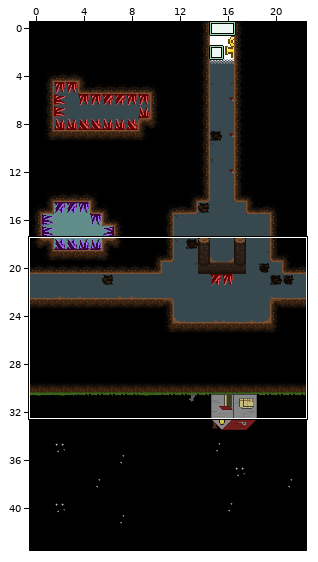
One commit to this LDtk project: levelData/levelData.ldtk. The picture above shows the old version from afar; the outline marks the close-up.
Close-up. Before the commit:
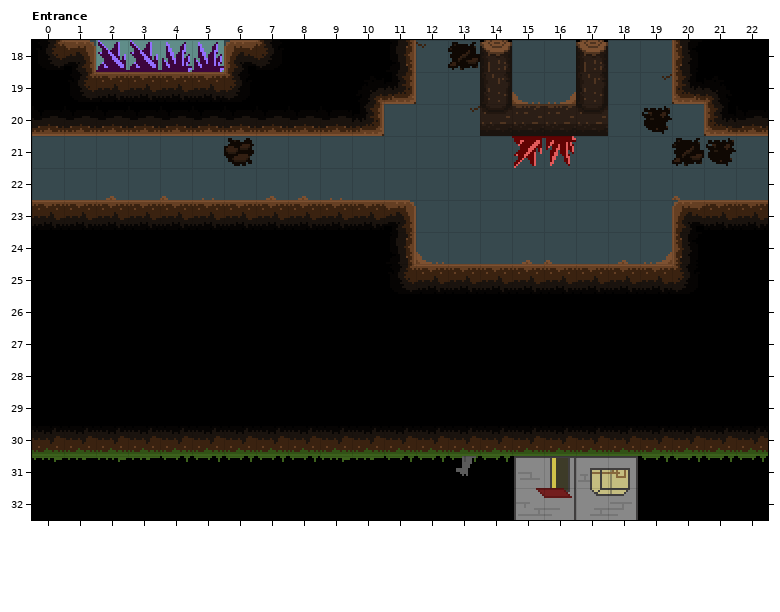
Cells are 16x16 px. Shown: Entrance x 0..22, y 18..32. The commit also changed other parts of the map, which this record leaves out.
After:
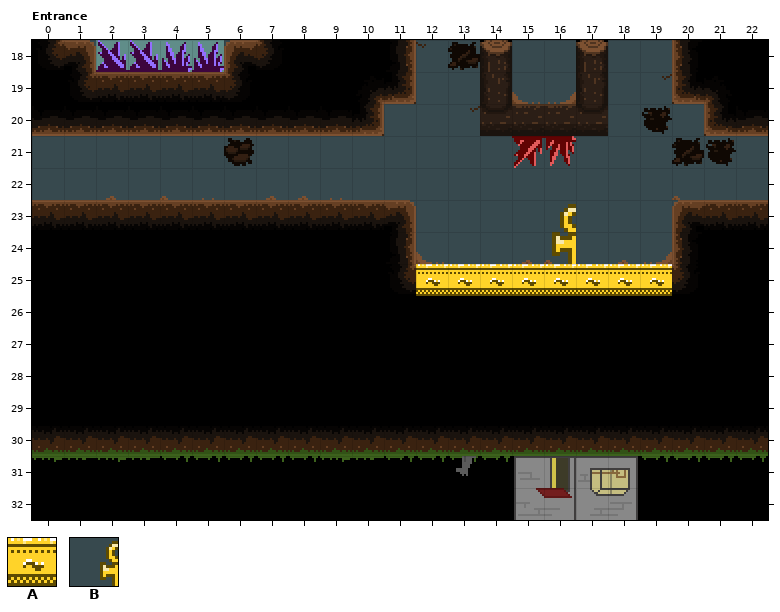
Key: from "Tiles": A 93, B 139.
_ is an empty cell, . an unchanged one.
Objects are placed by their top-left corner, in cells (3,4 is the top-left corner of cell 3,4); size is 1x1 cell unless given.
What changed:
--- layer "Tiles"
@@ x 12..19 @@
-25 ________
+25 AAAAAAAA
--- layer "Entities"
+B "LifeFountain" at 15,23 size 2x2
